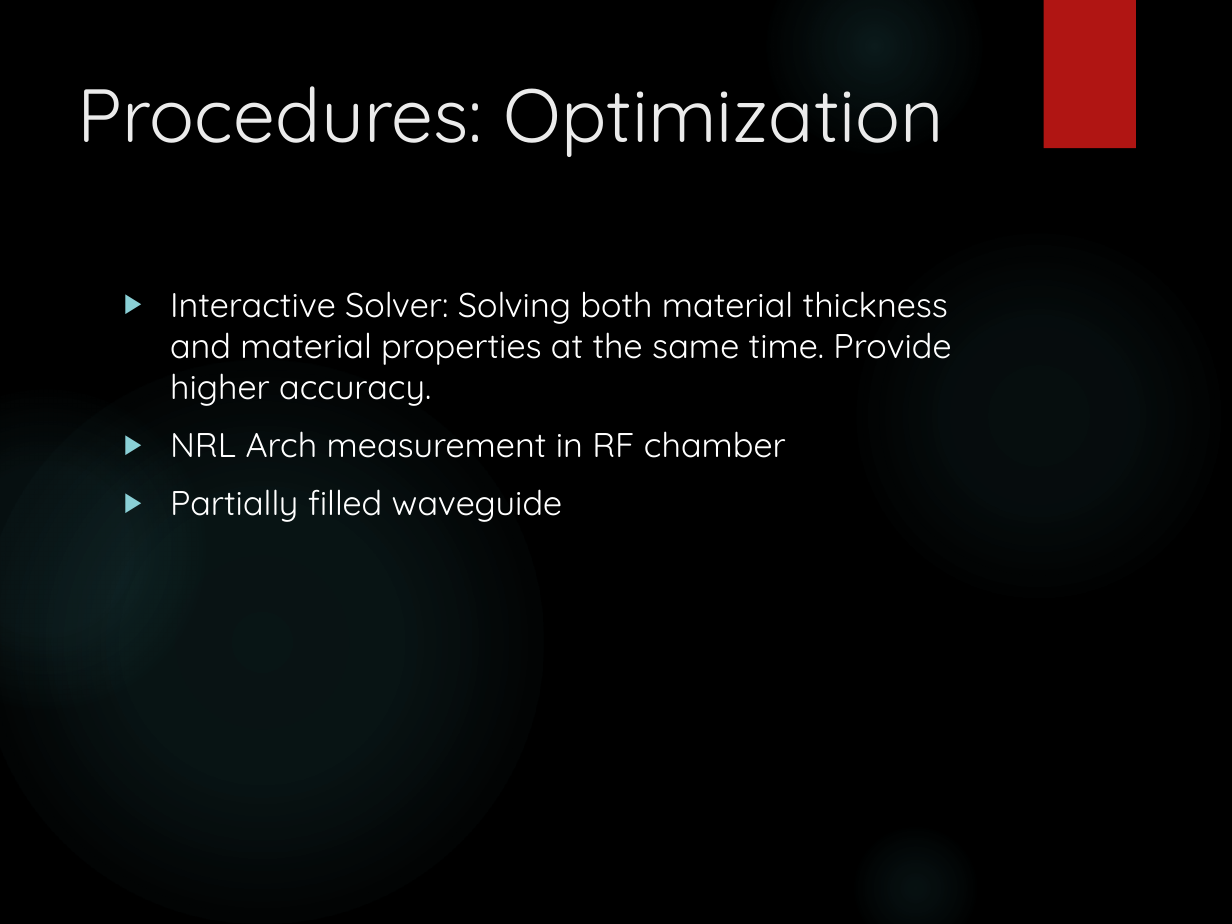
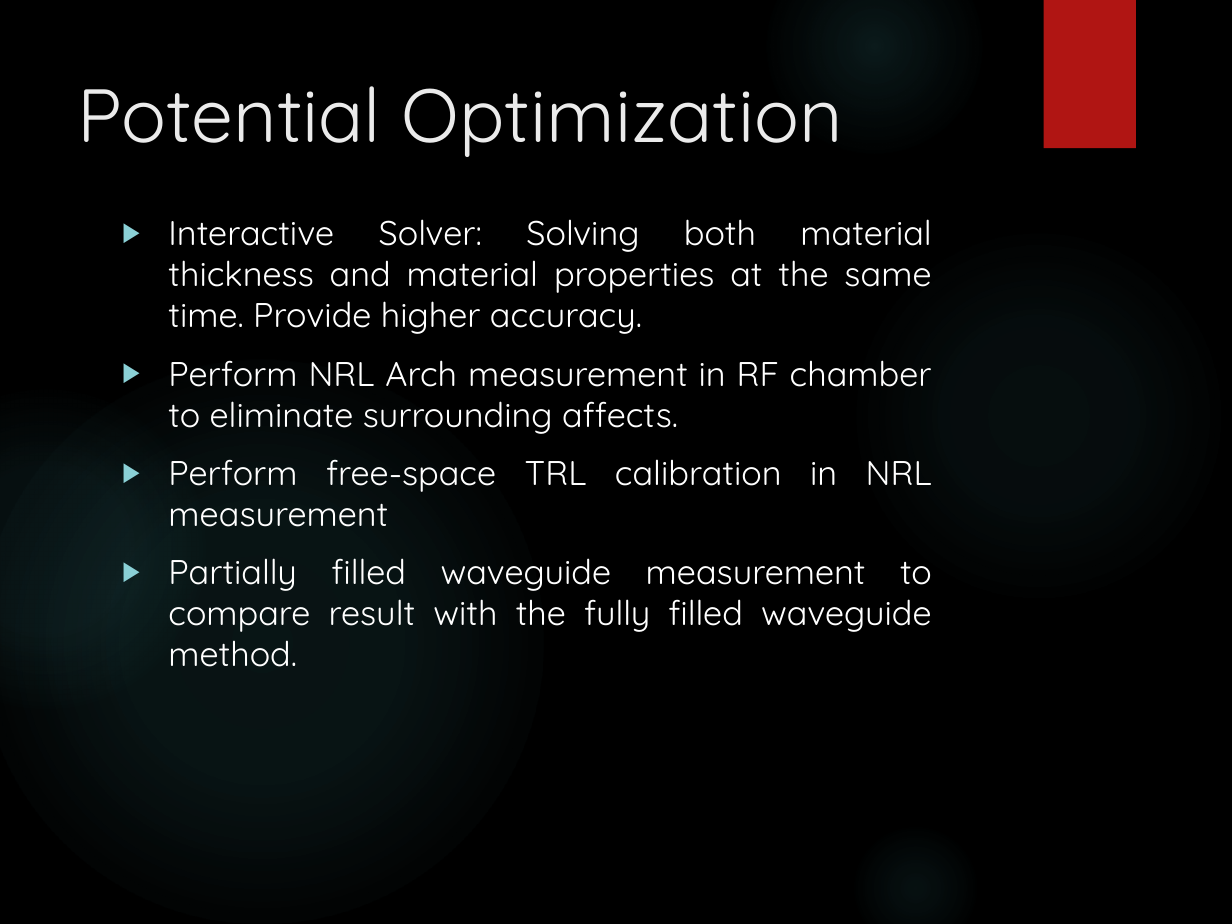
Before and after one commit to trankhiemha/ECE412-413-Capstone-Project-N3, a slide deck: slide 13 of Capstone project proposal presentation.pptx (slide 9 before the commit). Drawn at 1232x924 pixels with LibreOffice and Linux fonts; fonts in the diff are those of the drawing; background and template pictures are left out. Boxes give left, top, right and bottom in pixels: in the first picture for what was removed or moved away, otherwise in the second. Text is boxed around its words. In the diff, an @@ line names an element or a change of style, - is before the commit and + after.

```diff
--- a/Capstone project proposal presentation.pptx
+++ b/Capstone project proposal presentation.pptx
@@ title at [78,86,843,157]: text changed @@
-Procedures: Optimization
+Potential Optimization
@@ text "Interactive Solver: Solving both material ...": place and size @@
-text "Interactive Solver: Solving both material ..." at [170,291,951,522]
+text "Interactive Solver: Solving both material ..." at [168,219,932,667]
@@ text at [168,219,931,334]: alignment left to justified @@
@@ text at [168,360,932,667]: text changed @@
-▶ NRL Arch measurement in RF chamber
-▶ Partially filled waveguide
+▶ Perform NRL Arch measurement in RF chamber to eliminate surrounding affects.
+▶ Perform free-space TRL calibration in NRL measurement
+▶ Partially filled waveguide measurement to compare result with the fully filled waveguide method.
```
Also in this commit, not shown: 8 other slides changed, 4 slides added, 1 slide removed.
